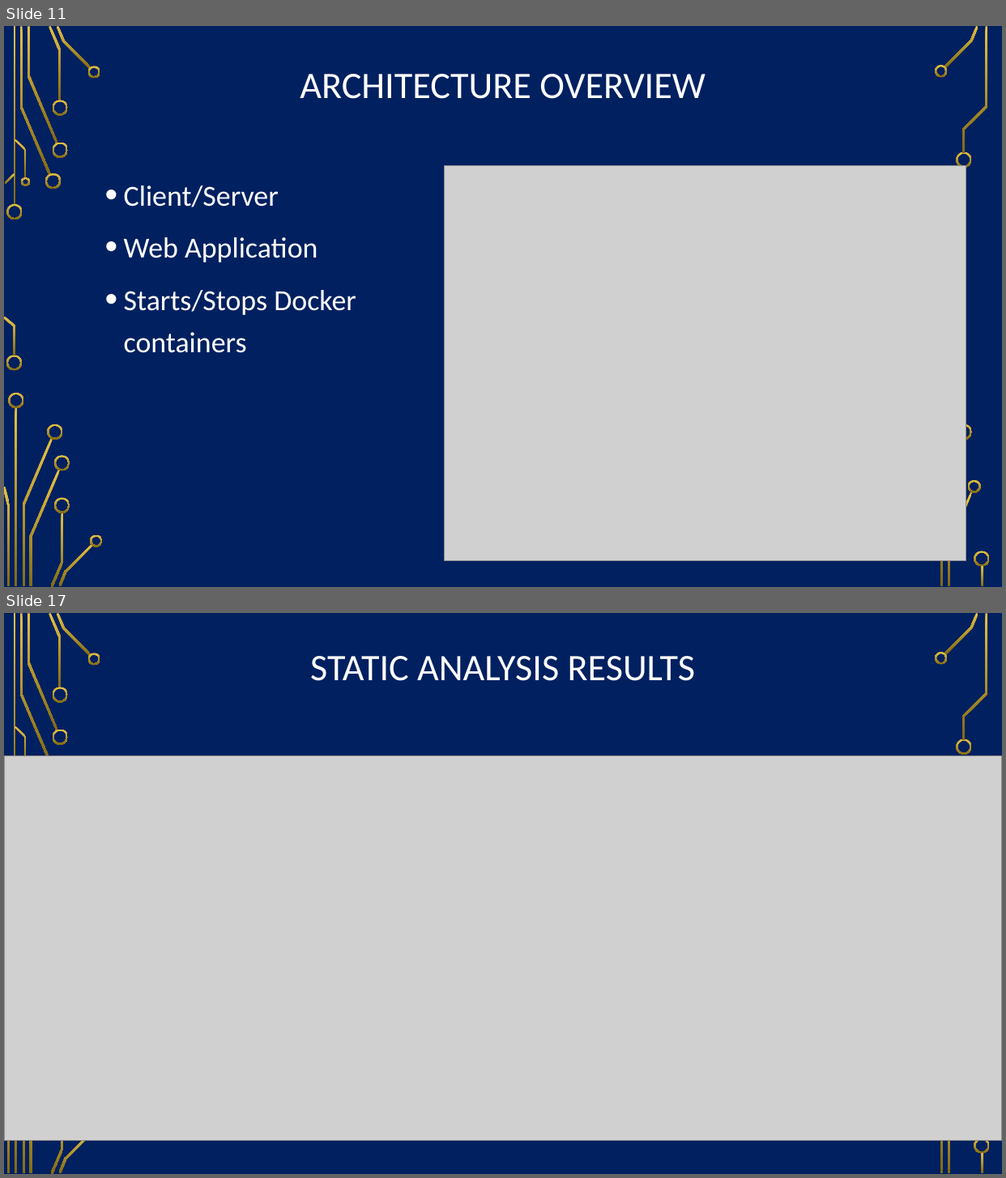
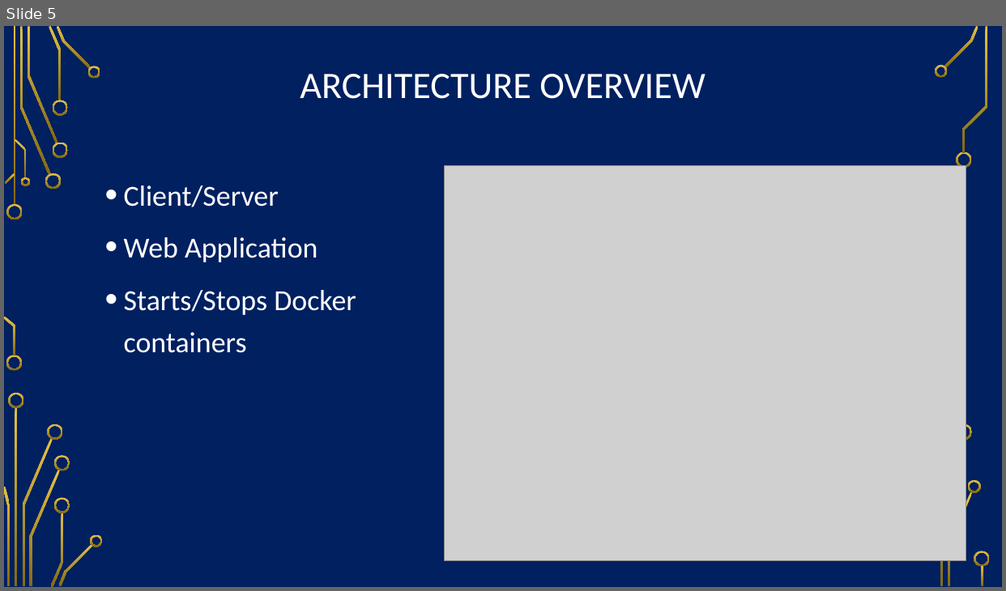
Before and after one commit to so87/Security-Lab-Manager, a slide deck: documentation/presentation.pptx. Shown one above the other, each under a label of ours: slides 11 and 17 before the commit, slide 5 after it; the slides between them are not shown. The pictures are 1006x1178 and 1006x591 pixels, drawn with LibreOffice and Linux fonts; fonts in the diff are those of the drawing; grey boxes stand for pictures; background and template pictures are left out. Boxes give left, top, right and bottom in pixels: in the first picture for what was removed or moved away, otherwise in the second. Text is boxed around its words. In the diff, an @@ line names an element or a change of style, - is before the commit and + after.

```diff
--- a/documentation/presentation.pptx
+++ b/documentation/presentation.pptx
@@ slide 17 removed at <box>4,613,1002,1174</box>, background picture (left out); not listed: 25 template elements that a slide beside it also shows @@
@@ title removed at <box>310,656,695,681</box> @@
-STATIC ANALYSIS RESULTS
@@ picture removed at <box>4,756,1002,1142</box> @@
@@ what was slide 11 is now slide 5 @@
```
Also in this commit, not shown: 4 slides changed, 1 slide added, 11 other slides removed, 19 other files.
